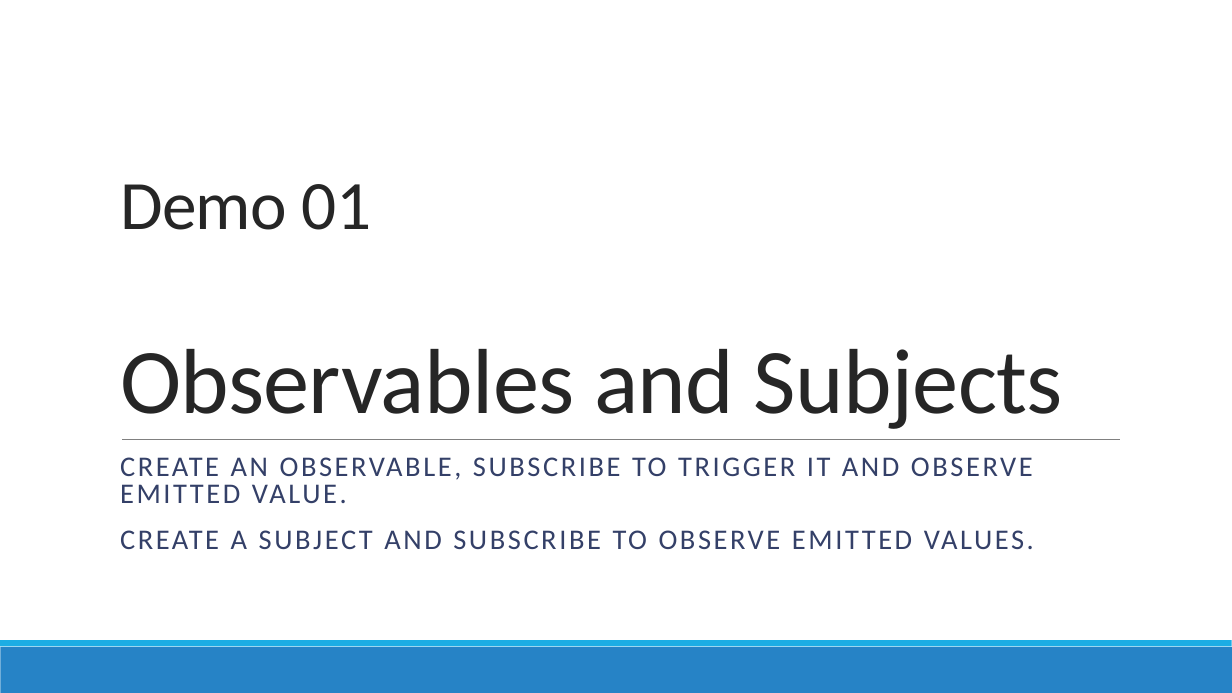
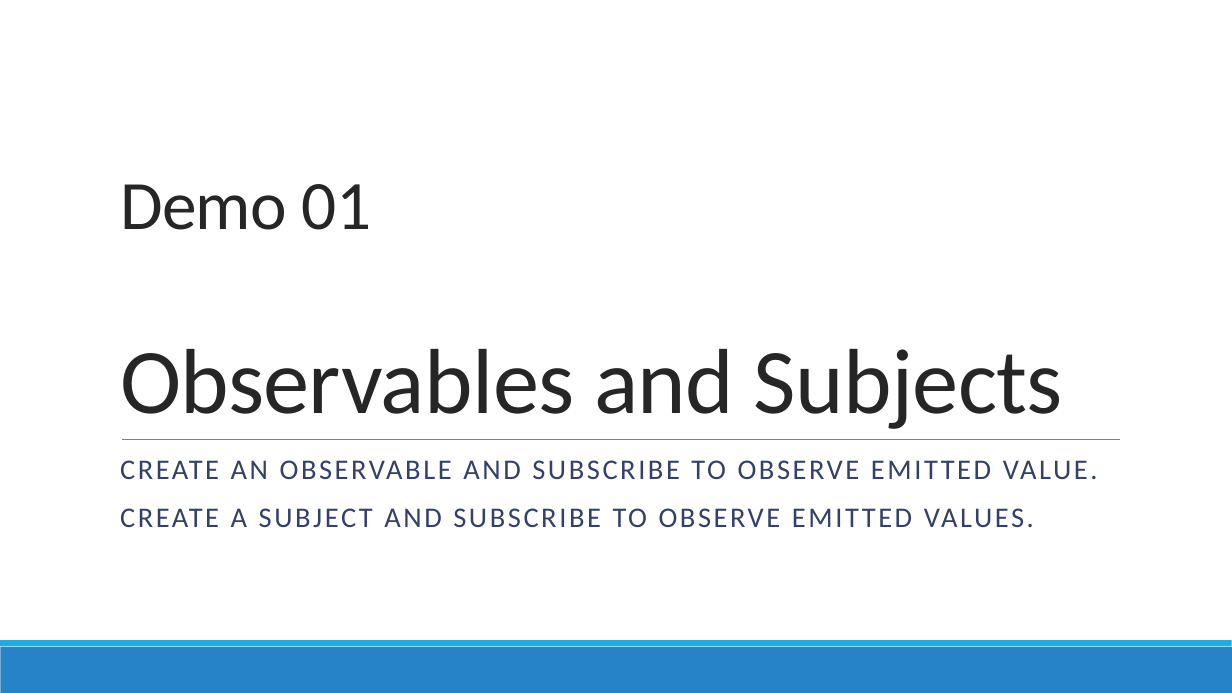
Before and after one commit to AGiorgetti/rxjs101, a slide deck: slide 14 of ReactiveProgramming_RxJS.pptx. Drawn at 1232x693 pixels with LibreOffice and Linux fonts; fonts in the diff are those of the drawing. Boxes give left, top, right and bottom in pixels: in the first picture for what was removed or moved away, otherwise in the second. Text is boxed around its words. In the diff, an @@ line names an element or a change of style, - is before the commit and + after.

```diff
--- a/ReactiveProgramming_RxJS.pptx
+++ b/ReactiveProgramming_RxJS.pptx
@@ text at (x1=120, y1=460, x2=1098, y2=479): text changed @@
-CREATE AN OBSERVABLE, SUBSCRIBE TO TRIGGER IT AND OBSERVE EMITTED VALUE.
+CREATE AN OBSERVABLE AND SUBSCRIBE TO OBSERVE EMITTED VALUE.
@@ text at (x1=120, y1=508, x2=1034, y2=527): line spacing 0.8 to 0.9 @@
```
Also in this commit, not shown: 10 other slides changed, 6 other files.
